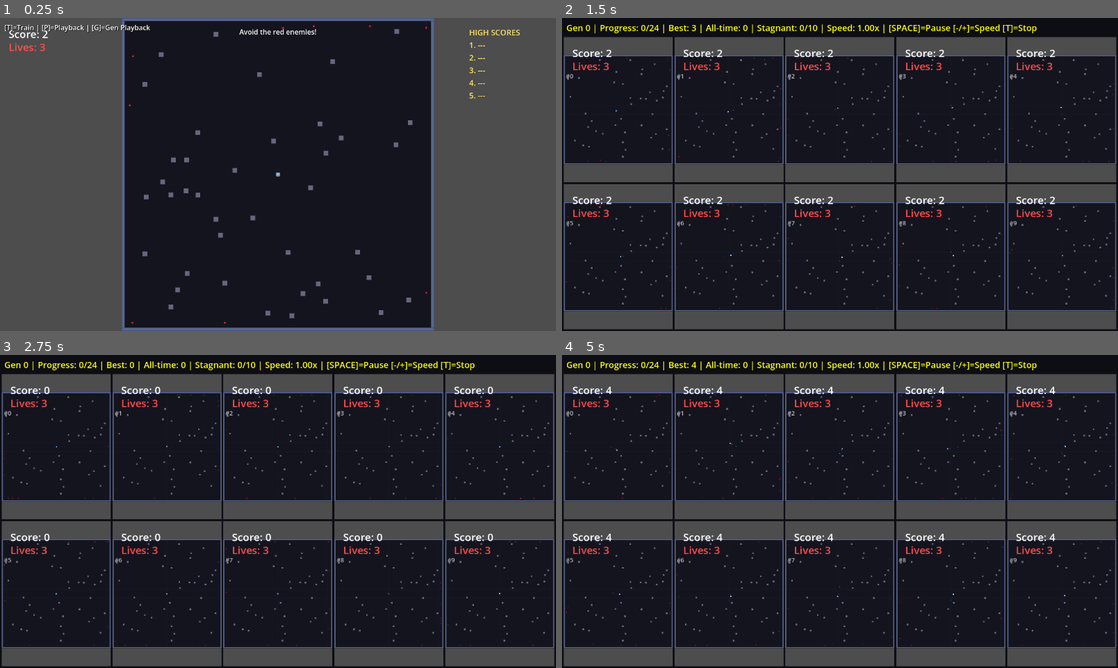
Above: before the commit, frames 1-4 (two rows, left to right).
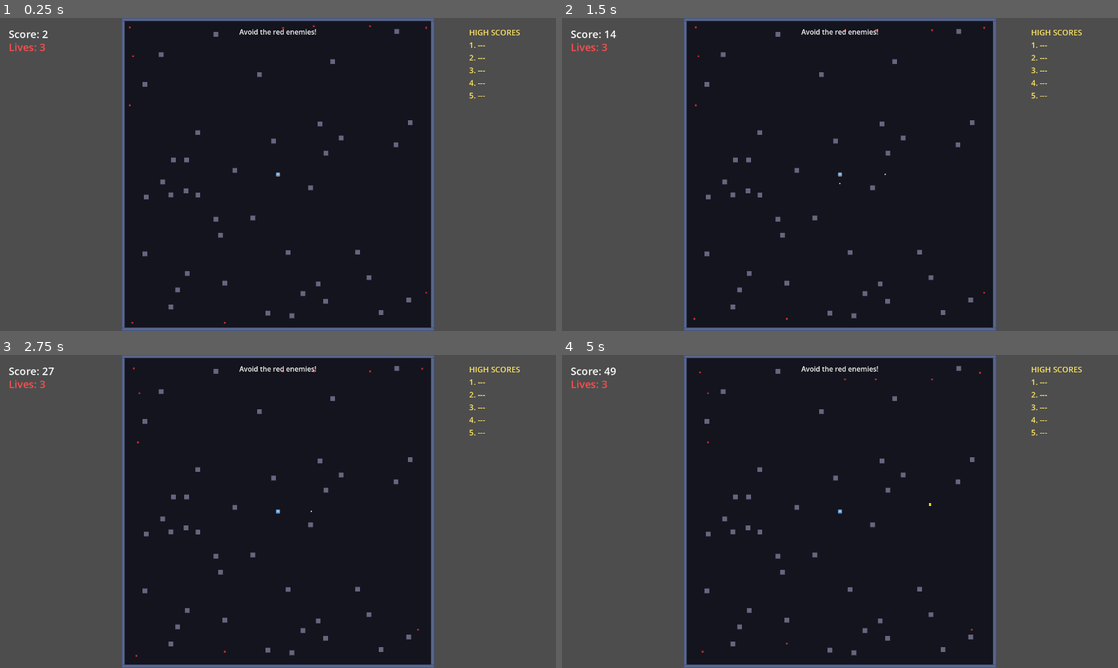
Above: after the commit, the same moments.

Repository: aryavolkan/evolve
Game: Godot game, scene res://main.tscn
Same seed, same stepped clock (60 frames per second), same inputs: the game is played once before the commit and once after it.
Inputs:
- Up to frame 1 (0.25 s): no input
- Up to frame 2 (1.5 s): tap Enter (ui_accept) at 0.5, 0.77 s; hold D (shoot_right) 0.53-1.28 s; hold T 0.53-1.28 s; tap Shift at 0.8, 1.35 s; hold S (shoot_down) from 1.28 s (still down)
- Up to frame 3 (2.75 s): tap Enter (ui_accept) at 1.52 s; tap T at 1.55 s; release S (shoot_down) at 2.03 s; hold D (shoot_right) from 2.03 s (still down); hold T from 2.03 s (still down); tap Shift at 2.3 s
- Up to frame 4 (5 s): release D (shoot_right) at 2.78 s; release T at 2.78 s; hold W (shoot_up) 2.78-3.53 s; tap Shift at 2.85, 3.8 s; tap Enter (ui_accept) at 3.02, 3.5, 3.77, 4.52 s; tap T at 3.05, 4.55 s; hold P 3.53-4.28 s; hold A (shoot_left) from 3.53 s (still down); tap H at 4.35 s

The runs differ from the first frame. In frame 1, 0.3% of the frame differs, in the area x 0-27%, y 2-5%; in frame 2, 52%; in frame 3, 52%, in the area x 0-100%, y 0-100%; in frame 4, 52%.
Error after the commit: Parse Error: Identifier "avg_kills" not declared in the current scope. (res://training_manager.gd:586)

Commit message:
Track score from kills/powerups instead of counts in graph
- Add score_from_kills and score_from_powerups in main.gd
- Graph now shows actual score contribution (same units as total score)
- Legend shows "Kills$" and "Pwr$" to indicate score values

Co-Authored-By: Claude Opus 4.5 <noreply@anthropic.com>

Diff:
--- a/main.gd
+++ b/main.gd
@@ -5,6 +5,8 @@
 var game_over: bool = false
 var kills: int = 0
 var powerups_collected: int = 0
+var score_from_kills: float = 0.0
+var score_from_powerups: float = 0.0
 var entering_name: bool = false
 var next_spawn_score: float = 50.0
 var next_powerup_score: float = 30.0
@@ -388,6 +390,7 @@
 	var multiplier = 2 if double_points_active else 1
 	var bonus = POWERUP_COLLECT_BONUS * multiplier
 	score += bonus
+	score_from_powerups += bonus
 	var bonus_text = "+%d" % bonus if multiplier == 1 else "+%d (2X)" % bonus
 	spawn_floating_text(bonus_text, Color(0, 1, 0.5, 1), player.position)
 
@@ -416,6 +419,7 @@
 	var multiplier = 2 if double_points_active else 1
 	var bonus = points * KILL_MULTIPLIER * multiplier  # Scale up kill rewards (pawn=10, queen=90)
 	score += bonus
+	score_from_kills += bonus
 	var bonus_text = "+%d" % bonus if multiplier == 1 else "+%d (2X)" % bonus
 	spawn_floating_text(bonus_text, Color(1, 1, 0, 1), pos)
 
--- a/training_manager.gd
+++ b/training_manager.gd
@@ -66,13 +66,13 @@
 var history_best_fitness: Array[float] = []
 var history_avg_fitness: Array[float] = []
 var history_min_fitness: Array[float] = []
-var history_avg_kills: Array[float] = []
-var history_avg_powerups: Array[float] = []
+var history_avg_kill_score: Array[float] = []
+var history_avg_powerup_score: Array[float] = []
 var history_avg_score: Array[float] = []
 
 # Per-generation accumulators
-var generation_total_kills: int = 0
-var generation_total_powerups: int = 0
+var generation_total_kill_score: float = 0.0
+var generation_total_powerup_score: float = 0.0
 var generation_total_score: float = 0.0
 
 # Pause state
@@ -160,11 +160,11 @@
 	history_best_fitness.clear()
 	history_avg_fitness.clear()
 	history_min_fitness.clear()
-	history_avg_kills.clear()
-	history_avg_powerups.clear()
+	history_avg_kill_score.clear()
+	history_avg_powerup_score.clear()
 	history_avg_score.clear()
-	generation_total_kills = 0
-	generation_total_powerups = 0
+	generation_total_kill_score = 0.0
+	generation_total_powerup_score = 0.0
 	generation_total_score = 0.0
 
 	# Hide the main game and show training arenas
@@ -475,8 +475,8 @@
 			evolution.set_fitness(eval.index, fitness)
 
 			# Accumulate stats for this generation
-			generation_total_kills += eval.scene.kills
-			generation_total_powerups += eval.scene.powerups_collected
+			generation_total_kill_score += eval.scene.score_from_kills
+			generation_total_powerup_score += eval.scene.score_from_powerups
 			generation_total_score += eval.scene.score
 
 			eval.done = true
@@ -562,17 +562,17 @@
 	history_avg_fitness.append(avg)
 	history_min_fitness.append(min_fit)
 
-	# Record kills, powerups, and score averages
-	var avg_kills := float(generation_total_kills) / population_size
-	var avg_powerups := float(generation_total_powerups) / population_size
+	# Record score breakdown averages
+	var avg_kill_score := generation_total_kill_score / population_size
+	var avg_powerup_score := generation_total_powerup_score / population_size
 	var avg_score := generation_total_score / population_size
-	history_avg_kills.append(avg_kills)
-	history_avg_powerups.append(avg_powerups)
+	history_avg_kill_score.append(avg_kill_score)
+	history_avg_powerup_score.append(avg_powerup_score)
 	history_avg_score.append(avg_score)
 
 	# Reset accumulators for next generation
-	generation_total_kills = 0
-	generation_total_powerups = 0
+	generation_total_kill_score = 0.0
+	generation_total_powerup_score = 0.0
 	generation_total_score = 0.0
 
 	# Track stagnation based on average fitness (more robust than all-time best)
@@ -1015,19 +1015,13 @@
 			var score_line = create_graph_line(history_avg_score, graph_area, min_val, max_val, Color.ORANGE)
 			panel.add_child(score_line)
 
-		# Scale kills and powerups to be visible on same graph (multiply by 5)
-		if history_avg_kills.size() > 1:
-			var scaled_kills: Array[float] = []
-			for k in history_avg_kills:
-				scaled_kills.append(k * 5.0)
-			var kills_line = create_graph_line(scaled_kills, graph_area, min_val, max_val, Color.CYAN)
+		# Kill and powerup scores (already in same units as fitness/score)
+		if history_avg_kill_score.size() > 1:
+			var kills_line = create_graph_line(history_avg_kill_score, graph_area, min_val, max_val, Color.CYAN)
 			panel.add_child(kills_line)
 
-		if history_avg_powerups.size() > 1:
-			var scaled_powerups: Array[float] = []
-			for p in history_avg_powerups:
-				scaled_powerups.append(p * 10.0)
-			var powerups_line = create_graph_line(scaled_powerups, graph_area, min_val, max_val, Color.MAGENTA)
+		if history_avg_powerup_score.size() > 1:
+			var powerups_line = create_graph_line(history_avg_powerup_score, graph_area, min_val, max_val, Color.MAGENTA)
 			panel.add_child(powerups_line)
 	else:
 		var no_data = Label.new()
@@ -1048,8 +1042,8 @@
 		{"label": "Avg", "color": Color.YELLOW},
 		{"label": "Min", "color": Color.RED},
 		{"label": "Score", "color": Color.ORANGE},
-		{"label": "Kills×5", "color": Color.CYAN},
-		{"label": "Pwr×10", "color": Color.MAGENTA}
+		{"label": "Kills$", "color": Color.CYAN},
+		{"label": "Pwr$", "color": Color.MAGENTA}
 	]
 
 	var x_offset = 0
@@ -1099,6 +1093,10 @@
 		max_val = maxf(max_val, v)
 	for v in history_avg_score:
 		max_val = maxf(max_val, v)
+	for v in history_avg_kill_score:
+		max_val = maxf(max_val, v)
+	for v in history_avg_powerup_score:
+		max_val = maxf(max_val, v)
 	# Round up to nice number
 	if max_val <= 100:
 		return 100.0
